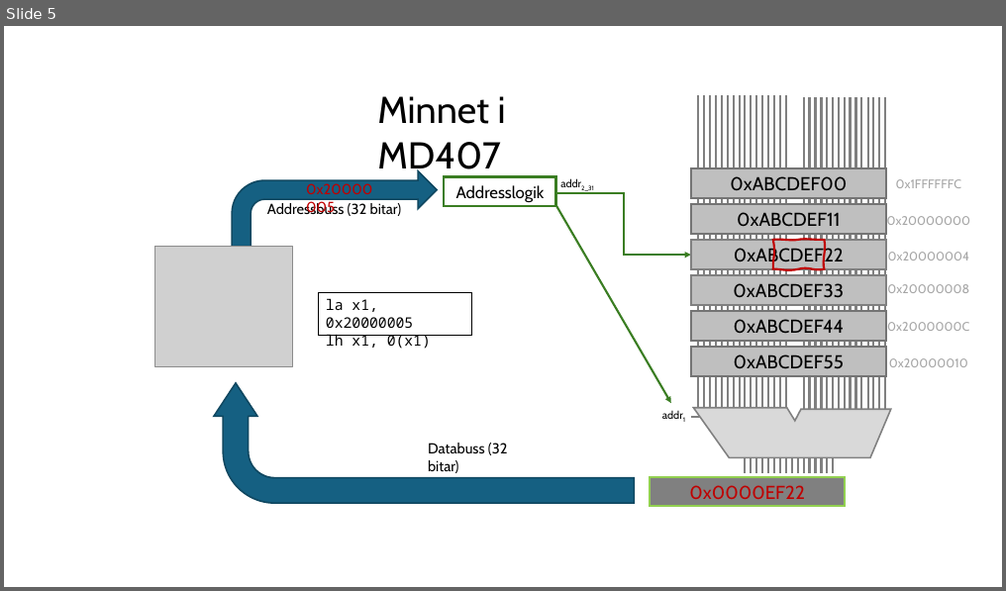
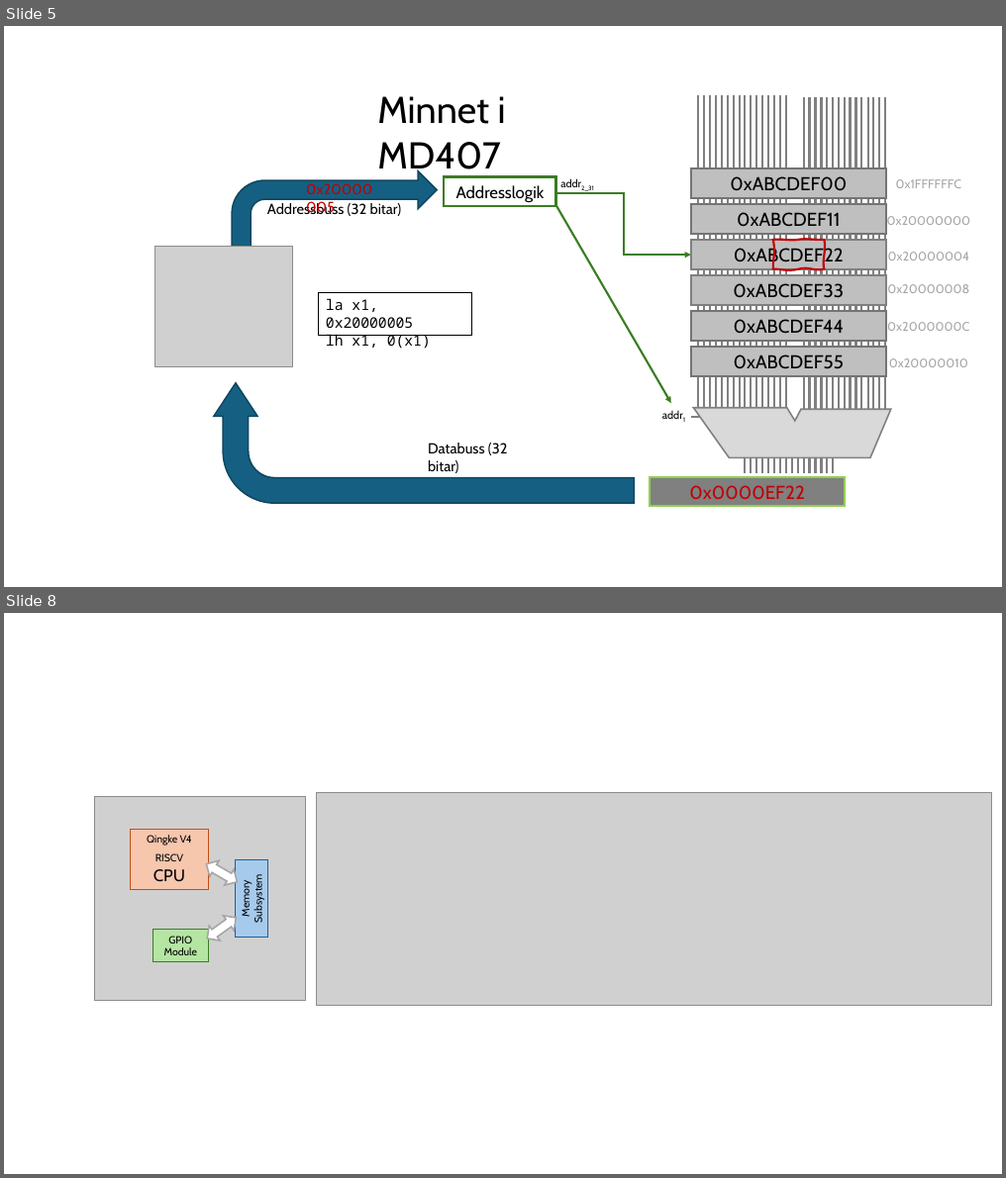
Before and after one commit to elias-at-chalmers/mop-lecture_notes-mirror, a slide deck: images/figures.pptx. Shown one above the other, each under a label of ours: slide 5 before the commit, slides 5 and 8 after it; the slides between them are not shown. The pictures are 1006x591 and 1006x1178 pixels, drawn with LibreOffice and Linux fonts; fonts in the diff are those of the drawing; grey boxes stand for pictures. Boxes give left, top, right and bottom in pixels: in the first picture for what was removed or moved away, otherwise in the second. Text is boxed around its words. In the diff, an @@ line names an element or a change of style, - is before the commit and + after.

Commit message:
figures

```diff
--- a/images/figures.pptx
+++ b/images/figures.pptx
@@ slide 8 added at (4,613,1002,1174), background #FFFFFF @@
@@ picture added at (316,792,992,1006) @@
@@ group added at (94,796,306,1001): 3 rectangles, 2 up down arrows, 1 picture @@
+Qingke V4
+RISCV CPU
+Memory
+Subsystem
+GPIO
+Module
```
Also in this commit, not shown: 5 other slides added, 1 slide removed.
